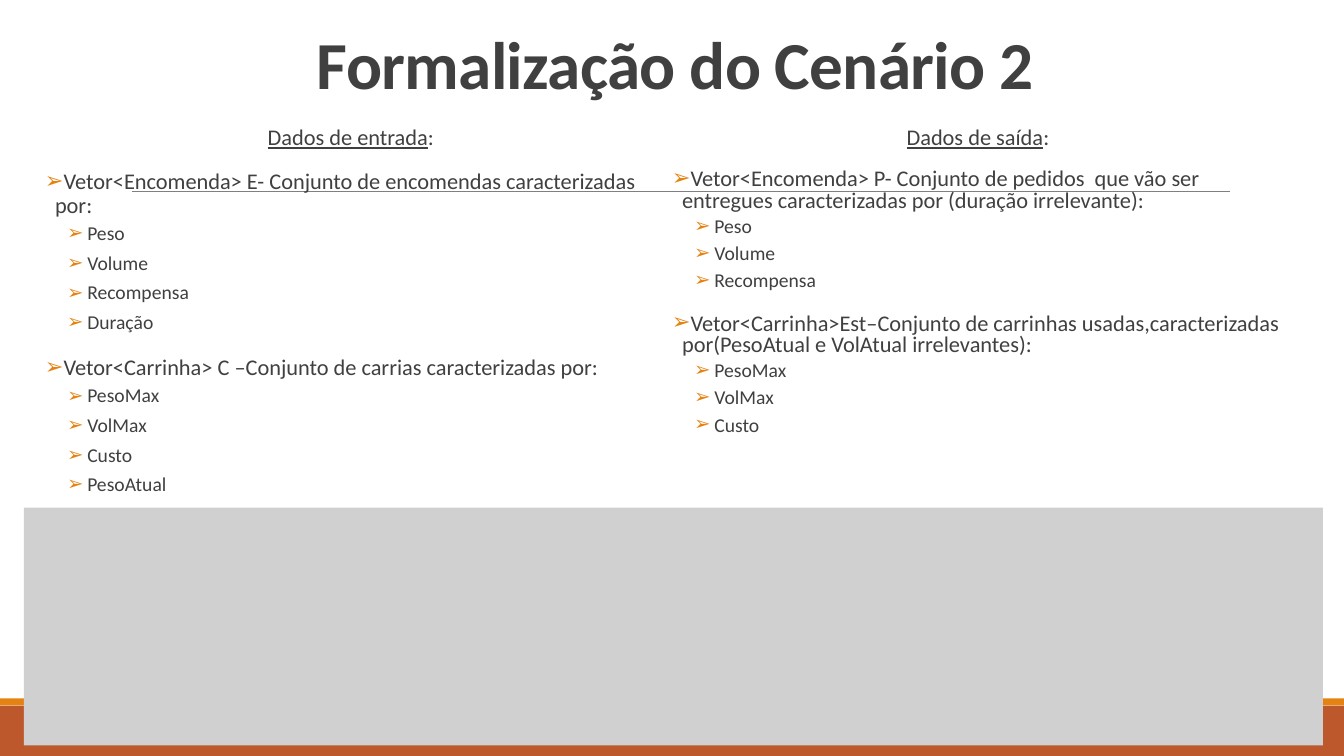
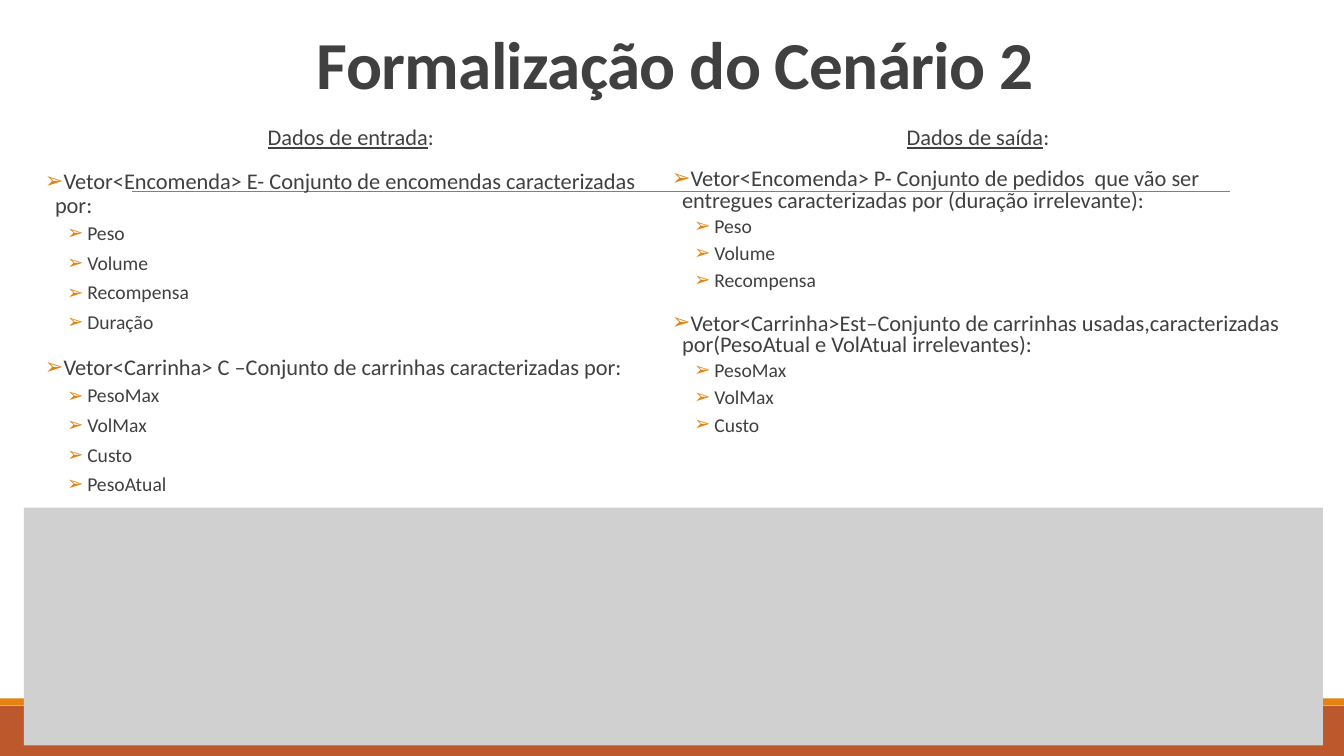
Before and after one commit to Miggs7/DA-Proj-22, a slide deck: slide 6 of Presentation/Logística Urbana para Entrega de Mercadorias.pptx. Drawn at 1344x756 pixels with LibreOffice and Linux fonts; fonts in the diff are those of the drawing; grey boxes stand for pictures. Boxes give left, top, right and bottom in pixels: in the first picture for what was removed or moved away, otherwise in the second. Text is boxed around its words. In the diff, an @@ line names an element or a change of style, - is before the commit and + after.

```diff
--- a/Presentation/Logística Urbana para Entrega de Mercadorias.pptx
+++ b/Presentation/Logística Urbana para Entrega de Mercadorias.pptx
@@ text at (64,359,621,379): text changed @@
-➢ Vetor<Carrinha> C –Conjunto de carrias caracterizadas por:
+➢ Vetor<Carrinha> C –Conjunto de carrinhas caracterizadas por:
```
Also in this commit, not shown: 5 other slides changed, 4 slides added, 1 slide removed, 9 other files.
